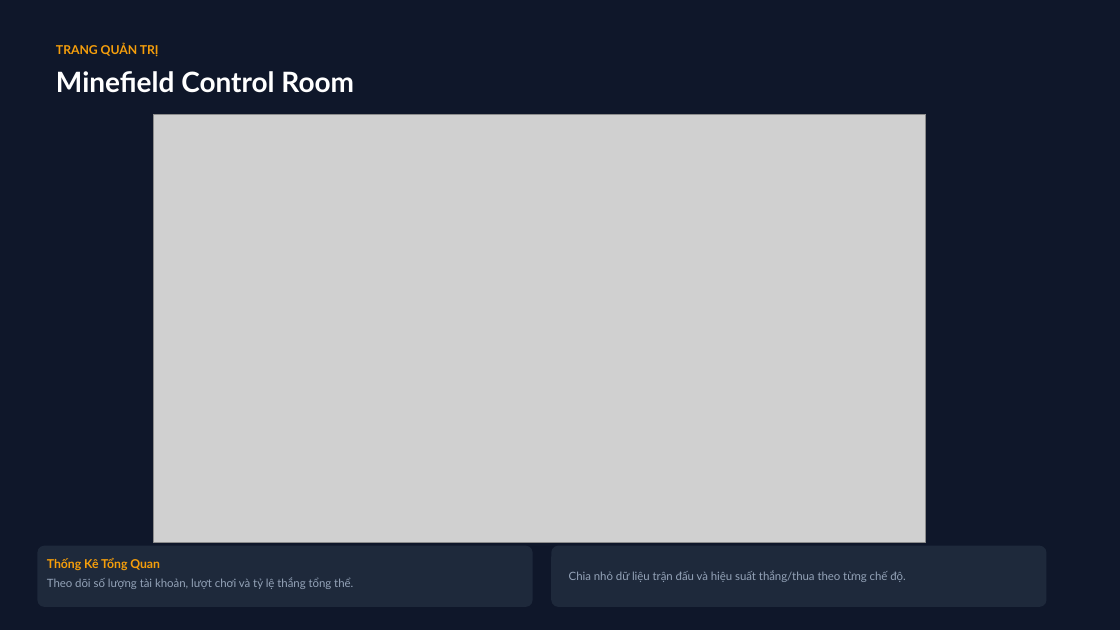
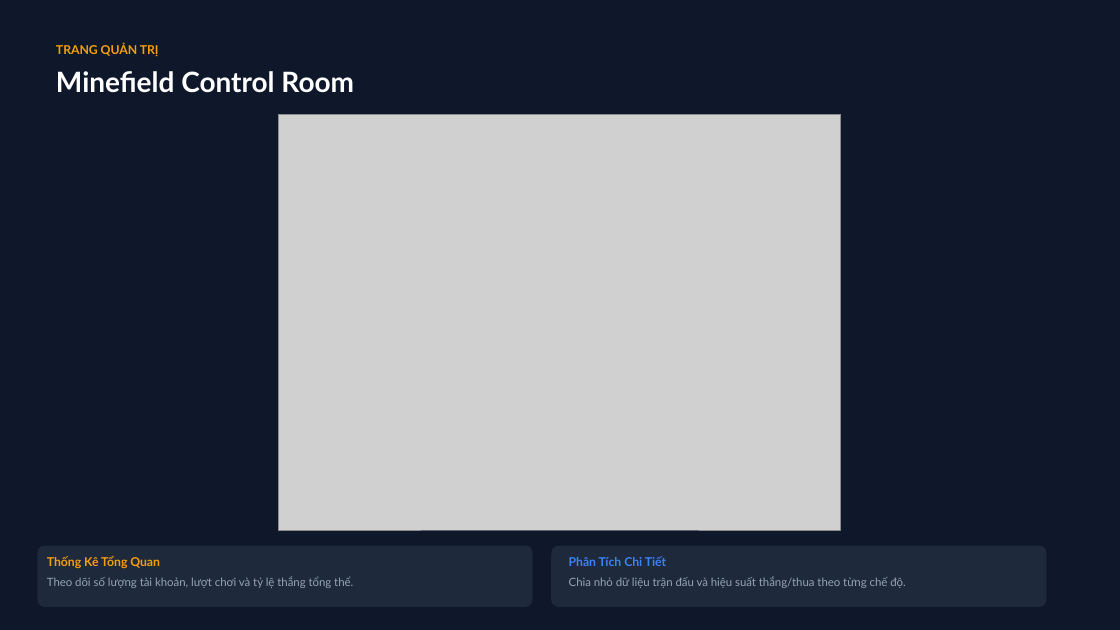
Before and after one commit to imaKea/prjMinesweeper, a slide deck: slide 7 of demo_minesweeper.pptx. Drawn at 1120x630 pixels with LibreOffice and Linux fonts; fonts in the diff are those of the drawing; grey boxes stand for pictures. Boxes give left, top, right and bottom in pixels: in the first picture for what was removed or moved away, otherwise in the second. Text is boxed around its words. In the diff, an @@ line names an element or a change of style, - is before the commit and + after.

```diff
--- a/demo_minesweeper.pptx
+++ b/demo_minesweeper.pptx
@@ picture: place and size @@
-picture at (153, 114, 926, 543)
+picture at (279, 114, 841, 530)
@@ text added at (569, 556, 666, 566), 10.5 pt, text #3B82F6, bold @@
+Phân Tích Chi Tiết
@@ text "Chia nhỏ dữ liệu trận ...": place and size @@
-text "Chia nhỏ dữ liệu trận ..." at (569, 570, 906, 582)
+text "Chia nhỏ dữ liệu trận ..." at (569, 576, 906, 588)
```
Also in this commit, not shown: 7 other slides changed, 1 other file.
